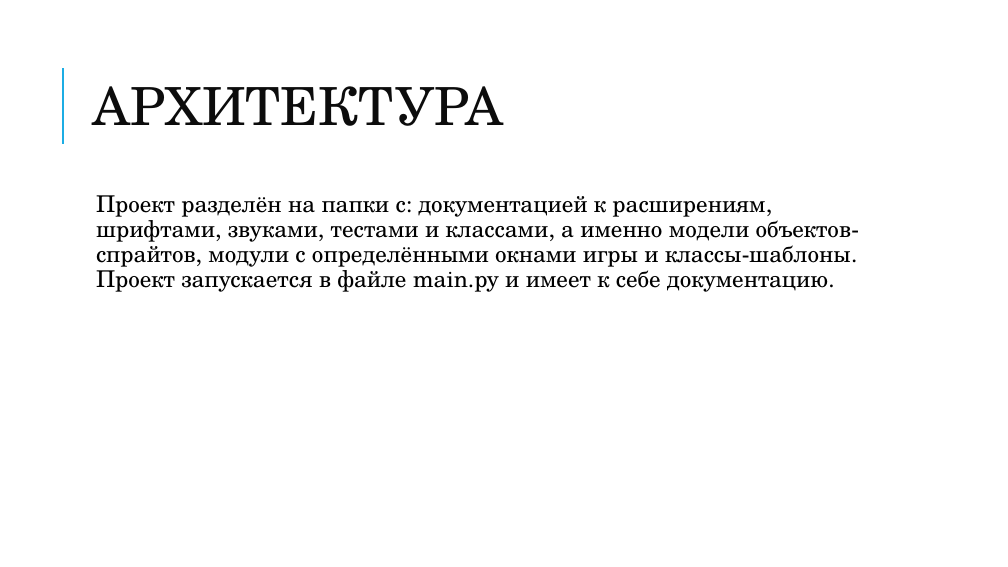
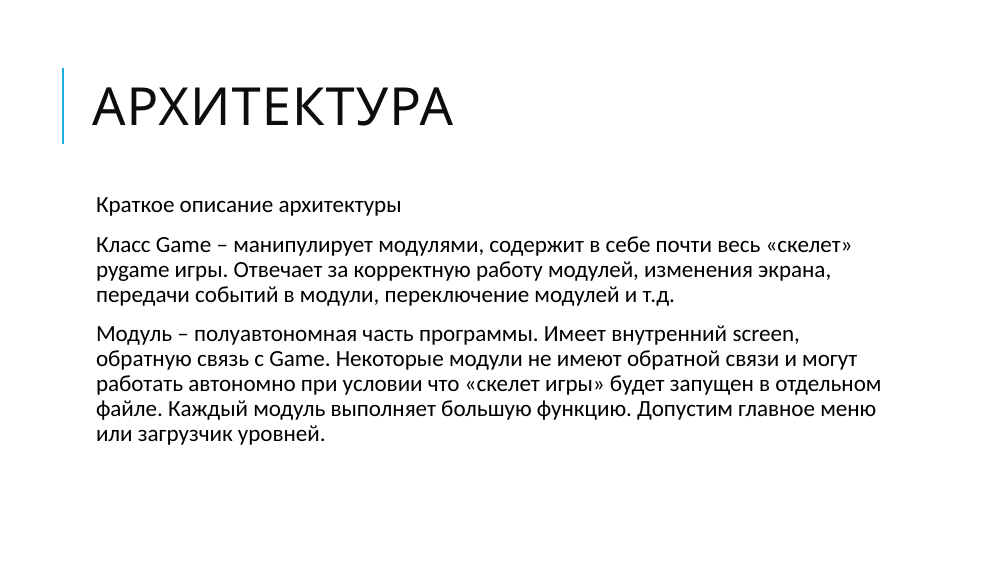
Before and after one commit to VoidLord123/project_Alpha, a slide deck: slide 3 of for_ProjectAlpha.pptx. Drawn at 1008x567 pixels with LibreOffice and Linux fonts; fonts in the diff are those of the drawing. Boxes give left, top, right and bottom in pixels: in the first picture for what was removed or moved away, otherwise in the second. Text is boxed around its words. In the diff, an @@ line names an element or a change of style, - is before the commit and + after.

```diff
--- a/for_ProjectAlpha.pptx
+++ b/for_ProjectAlpha.pptx
@@ title "АРХИТЕКТУРА" at box(92, 87, 453, 126): font TeX Gyre Schola to Cabin, text colour #0C0C0C to #0D0D0D, letter spacing 0 to 1 pt @@
@@ text at box(96, 197, 881, 445): text changed; font TeX Gyre Schola to Calibri @@
-  Проект разделён на папки с: документацией к расширениям, шрифтами, звуками, тестами и классами, а именно модели объектов-спрайтов, модули с определёнными окнами игры и классы-шаблоны. Проект запускается в файле main.py и имеет к себе документацию.
+  Краткое описание архитектуры
+  Класс Game – манипулирует модулями, содержит в себе почти весь «скелет» pygame игры. Отвечает за корректную работу модулей, изменения экрана, передачи событий в модули, переключение модулей и т.д.
+  Модуль – полуавтономная часть программы. Имеет внутренний screen, обратную связь с Game. Некоторые модули не имеют обратной связи и могут работать автономно при условии что «скелет игры» будет запущен в отдельном файле. Каждый модуль выполняет большую функцию. Допустим главное меню или загрузчик уровней.
```
Also in this commit, not shown: 4 other slides changed, 1 slide added, 1 slide removed.
